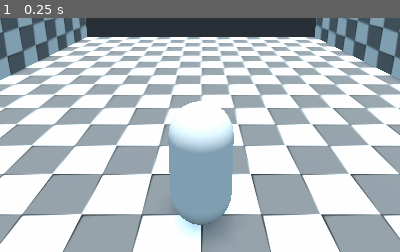
Above: before the commit, frame 1.
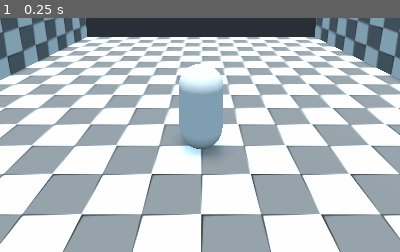
Above: after the commit, the same moment.

Repository: hellocld/bgsjam-xviii
Game: Godot game, scene res://Scratch/TestHallway/TestHallway.tscn
Two runs of this game, one before a commit and one after it. Both use one fixed random seed, a clock stepped at 60 frames per second and the inputs below. The project has no main scene, so this scene is started directly.
Inputs:
- Up to frame 1 (0.25 s): no input
The pictures show only the part of the screen within x 25-75%, y 42-92%; the shares and areas given below are measured in that part.

The runs differ from the first frame. In frame 1, 7.5% of the frame differs, in the area x 42-59%, y 19-95%.

Commit message:
Migrate to creature framework

Diff:
--- a/Autoloads/GameManager/GameManager.gd
+++ b/Autoloads/GameManager/GameManager.gd
@@ -1,4 +1,4 @@
 extends Node
 
 
-var gravity = Vector3(0, -0.8, 0)
+var gravity = Vector3(0, -0.4, 0)
--- /dev/null
+++ b/Scenes/Bullets/BaseBullet/BaseBullet.tscn
@@ -0,0 +1,30 @@
+[gd_scene load_steps=6 format=2]
+
+[ext_resource path="res://Scenes/Bullets/BaseBullet/Bullet.gd" type="Script" id=1]
+[ext_resource path="res://Textures/AAA_Util/orb.svg" type="Texture" id=2]
+
+[sub_resource type="SphereShape" id=1]
+radius = 0.25
+
+[sub_resource type="SpatialMaterial" id=3]
+flags_transparent = true
+flags_unshaded = true
+params_billboard_mode = 1
+albedo_texture = ExtResource( 2 )
+
+[sub_resource type="QuadMesh" id=2]
+material = SubResource( 3 )
+size = Vector2( 0.25, 0.25 )
+
+[node name="BaseBullet" type="KinematicBody"]
+script = ExtResource( 1 )
+
+[node name="CollisionShape" type="CollisionShape" parent="."]
+shape = SubResource( 1 )
+
+[node name="MeshPivot" type="Spatial" parent="."]
+
+[node name="MeshInstance" type="MeshInstance" parent="MeshPivot"]
+mesh = SubResource( 2 )
+skeleton = NodePath("../..")
+material/0 = null
--- /dev/null
+++ b/Scenes/Bullets/BaseBullet/Bullet.gd
@@ -0,0 +1,7 @@
+extends KinematicBody
+
+export(float) var Move_Speed := 1.0
+
+
+func _physics_process(delta) -> void:
+	 move_and_slide(Vector3.FORWARD * Move_Speed, Vector3.UP)
--- /dev/null
+++ b/Scenes/Creatures/AAA_Baseline/BaseCreature.gd
@@ -0,0 +1,35 @@
+class_name BaseCreature
+extends KinematicBody
+
+export(float) var Move_Speed
+export(bool) var Apply_Gravity := true
+
+var grounded := false
+var velocity : Vector3
+
+
+
+func _physics_process(delta):
+	apply_gravity()
+	move_creature()
+
+
+func apply_gravity() -> void:
+	if Apply_Gravity && !grounded:
+		velocity += GameManager.gravity
+
+
+func move_creature() -> void:
+	if grounded || is_on_ceiling():
+		velocity.y = 0
+	move_and_slide(velocity, Vector3.UP)
+	if is_on_floor():
+		grounded = true
+
+
+func _on_Health_damaged():
+	pass # Replace with function body.
+
+
+func _on_Health_killed():
+	pass # Replace with function body.
--- /dev/null
+++ b/Scenes/Creatures/AAA_Baseline/BaseCreature.tscn
@@ -0,0 +1,23 @@
+[gd_scene load_steps=4 format=2]
+
+[ext_resource path="res://Scenes/Creatures/AAA_Baseline/Health.gd" type="Script" id=1]
+[ext_resource path="res://Scenes/Creatures/AAA_Baseline/Hitbox.gd" type="Script" id=2]
+[ext_resource path="res://Scenes/Creatures/AAA_Baseline/BaseCreature.gd" type="Script" id=3]
+
+[node name="BaseCreature" type="KinematicBody"]
+script = ExtResource( 3 )
+
+[node name="PhysCollision" type="CollisionShape" parent="."]
+
+[node name="Hitbox" type="Area" parent="."]
+script = ExtResource( 2 )
+
+[node name="Health" type="Node" parent="."]
+script = ExtResource( 1 )
+
+[node name="MeshPivot" type="Spatial" parent="."]
+
+[connection signal="area_entered" from="Hitbox" to="Health" method="_on_Hitbox_area_entered"]
+[connection signal="body_entered" from="Hitbox" to="Health" method="_on_Hitbox_body_entered"]
+[connection signal="damaged" from="Health" to="." method="_on_Health_damaged"]
+[connection signal="killed" from="Health" to="." method="_on_Health_killed"]
--- /dev/null
+++ b/Scenes/Creatures/AAA_Baseline/EnemyCreature.tscn
@@ -0,0 +1,10 @@
+[gd_scene load_steps=2 format=2]
+
+[ext_resource path="res://Scenes/Creatures/AAA_Baseline/BaseCreature.tscn" type="PackedScene" id=1]
+
+[node name="EnemyCreature" instance=ExtResource( 1 )]
+collision_layer = 2
+
+[node name="Hitbox" parent="." index="1"]
+collision_layer = 2
+collision_mask = 16
--- /dev/null
+++ b/Scenes/Creatures/AAA_Baseline/Health.gd
@@ -0,0 +1,28 @@
+extends Node
+
+signal damaged()
+signal killed()
+
+
+export(int) var Max_Health := 3
+var health : int
+
+func _ready() -> void:
+	health = Max_Health
+
+func take_damage(damage) -> void:
+	health -= damage
+	if health <= 0:
+		emit_signal("killed")
+	else:
+		emit_signal("damaged")
+
+
+func _on_Hitbox_area_entered(area):
+	if "Impact_Damage" in area:
+		take_damage(area.get_damage)
+
+
+func _on_Hitbox_body_entered(body):
+	if "Impact_Damage" in body:
+		take_damage(body.get_damage)
--- /dev/null
+++ b/Scenes/Creatures/AAA_Baseline/Hitbox.gd
@@ -0,0 +1,4 @@
+extends Area
+
+
+export(int) var Impact_Damage := 1
--- a/Scenes/Creatures/Player/Player.gd
+++ /dev/null
@@ -1,35 +0,0 @@
-extends KinematicBody
-
-export(float) var Move_Speed := 1.0
-export(float) var Jump_Force := 25
-
-
-var velocity : Vector3
-var grounded := false
-
-func _physics_process(delta) -> void:
-	_move_player(delta)
-
-
-
-func _move_player(delta) -> void:
-	velocity.x = 0
-	if grounded || is_on_ceiling():
-		velocity.y = 0
-	if !grounded:
-		velocity += GameManager.gravity
-	if Input.is_action_pressed("gm_move_left"):
-		velocity.x = -Move_Speed
-	if Input.is_action_pressed("gm_move_right"):
-		velocity.x = Move_Speed
-	if Input.is_action_just_pressed("gm_jump") && grounded:
-		velocity.y += Jump_Force
-		grounded = false
-
-	move_and_slide(velocity, Vector3.UP)
-	if is_on_floor():
-		grounded = true
-
-func _shoot() -> void:
-	if !$GunCooldown.is_stopped():
-		pass
--- a/Scenes/Creatures/Player/Player.tscn
+++ /dev/null
@@ -1,32 +0,0 @@
-[gd_scene load_steps=4 format=2]
-
-[ext_resource path="res://Scenes/Creatures/Player/Player.gd" type="Script" id=1]
-
-[sub_resource type="CapsuleShape" id=1]
-radius = 0.25
-height = 0.5
-
-[sub_resource type="CapsuleMesh" id=2]
-radius = 0.25
-mid_height = 0.5
-
-[node name="Player" type="KinematicBody"]
-script = ExtResource( 1 )
-Move_Speed = 1.5
-Jump_Force = 10.0
-
-[node name="PhysCollider" type="CollisionShape" parent="."]
-transform = Transform( 1, 0, 0, 0, -4.37114e-08, -1, 0, 1, -4.37114e-08, 0, 0, 0 )
-shape = SubResource( 1 )
-
-[node name="MeshPivot" type="Spatial" parent="."]
-
-[node name="MeshInstance" type="MeshInstance" parent="MeshPivot"]
-transform = Transform( 1, 0, 0, 0, -4.37114e-08, -1, 0, 1, -4.37114e-08, 0, 0, 0 )
-mesh = SubResource( 2 )
-material/0 = null
-
-[node name="GunCooldown" type="Timer" parent="."]
-one_shot = true
-
-[node name="Gun" type="Position3D" parent="."]
--- /dev/null
+++ b/Scenes/Creatures/Player/PlayerCreature.gd
@@ -0,0 +1,23 @@
+extends BaseCreature
+
+export(float) var Jump_Force := 10
+
+
+func _physics_process(_delta) -> void:
+	_handle_move_input()
+
+
+func _handle_move_input() -> void:
+	velocity.x = 0
+	if Input.is_action_pressed("gm_move_left"):
+		velocity.x = -Move_Speed
+	if Input.is_action_pressed("gm_move_right"):
+		velocity.x = Move_Speed
+	if Input.is_action_just_pressed("gm_jump") && grounded:
+		velocity.y += Jump_Force
+		grounded = false
+
+
+func _shoot() -> void:
+	if !$GunCooldown.is_stopped():
+		pass
--- /dev/null
+++ b/Scenes/Creatures/Player/PlayerCreature.tscn
@@ -0,0 +1,38 @@
+[gd_scene load_steps=6 format=2]
+
+[ext_resource path="res://Scenes/Creatures/AAA_Baseline/BaseCreature.tscn" type="PackedScene" id=1]
+[ext_resource path="res://Scenes/Creatures/Player/PlayerCreature.gd" type="Script" id=2]
+
+[sub_resource type="CapsuleShape" id=1]
+radius = 0.25
+height = 0.5
+
+[sub_resource type="CapsuleShape" id=2]
+radius = 0.2
+height = 0.5
+
+[sub_resource type="CapsuleMesh" id=3]
+radius = 0.25
+mid_height = 0.5
+
+[node name="PlayerCreature" instance=ExtResource( 1 )]
+collision_layer = 4
+script = ExtResource( 2 )
+Move_Speed = 2.0
+
+[node name="PhysCollision" parent="." index="0"]
+transform = Transform( 1, 0, 0, 0, -4.37114e-08, -1, 0, 1, -4.37114e-08, 0, 0, 0 )
+shape = SubResource( 1 )
+
+[node name="Hitbox" parent="." index="1"]
+collision_layer = 4
+collision_mask = 8
+
+[node name="CollisionShape" type="CollisionShape" parent="Hitbox" index="0"]
+transform = Transform( 1, 0, 0, 0, -4.37114e-08, -1, 0, 1, -4.37114e-08, 0, 0, 0 )
+shape = SubResource( 2 )
+
+[node name="MeshInstance" type="MeshInstance" parent="MeshPivot" index="0"]
+transform = Transform( 1, 0, 0, 0, -4.37114e-08, -1, 0, 1, -4.37114e-08, 0, 0, 0 )
+mesh = SubResource( 3 )
+material/0 = null
--- a/Scratch/TestHallway/TestHallway.tscn
+++ b/Scratch/TestHallway/TestHallway.tscn
@@ -1,6 +1,6 @@
 [gd_scene load_steps=4 format=2]
 
-[ext_resource path="res://Scenes/Creatures/Player/Player.tscn" type="PackedScene" id=1]
+[ext_resource path="res://Scenes/Creatures/Player/PlayerCreature.tscn" type="PackedScene" id=1]
 [ext_resource path="res://Textures/AAA_Util/checker.svg" type="Texture" id=2]
 
 [sub_resource type="SpatialMaterial" id=1]
@@ -36,9 +36,9 @@
 transform = Transform( 1, 0, 0, 0, 0.965926, 0.258819, 0, -0.258819, 0.965926, 0, 2, 2.90885 )
 fov = 80.0
 
-[node name="Player" parent="." instance=ExtResource( 1 )]
-transform = Transform( 1, 0, 0, 0, 1, 0, 0, 0, 1, 0, 1, 1 )
-
 [node name="DirectionalLight" type="DirectionalLight" parent="."]
 transform = Transform( -1, -2.31402e-08, 8.63605e-08, 8.63605e-08, -2.98023e-08, 1, -2.31402e-08, 1, 2.98023e-08, 0, 2, 0 )
 shadow_enabled = true
+
+[node name="PlayerCreature" parent="." instance=ExtResource( 1 )]
+transform = Transform( 1, 0, 0, 0, 1, 0, 0, 0, 1, 0, 1, 0 )
--- /dev/null
+++ b/Textures/AAA_Util/orb.svg
@@ -0,0 +1,92 @@
+<?xml version="1.0" encoding="UTF-8" standalone="no"?>
+<!-- Created with Inkscape (http://www.inkscape.org/) -->
+
+<svg
+   width="256"
+   height="256"
+   viewBox="0 0 67.73333 67.73333"
+   version="1.1"
+   id="svg2155"
+   inkscape:version="1.1.2 (0a00cf5339, 2022-02-04, custom)"
+   sodipodi:docname="orb.svg"
+   xmlns:inkscape="http://www.inkscape.org/namespaces/inkscape"
+   xmlns:sodipodi="http://sodipodi.sourceforge.net/DTD/sodipodi-0.dtd"
+   xmlns:xlink="http://www.w3.org/1999/xlink"
+   xmlns="http://www.w3.org/2000/svg"
+   xmlns:svg="http://www.w3.org/2000/svg">
+  <sodipodi:namedview
+     id="namedview2157"
+     pagecolor="#505050"
+     bordercolor="#ffffff"
+     borderopacity="1"
+     inkscape:pageshadow="0"
+     inkscape:pageopacity="0"
+     inkscape:pagecheckerboard="1"
+     inkscape:document-units="px"
+     showgrid="false"
+     width="256mm"
+     units="px"
+     inkscape:snap-page="true"
+     inkscape:zoom="3.6636623"
+     inkscape:cx="80.520522"
+     inkscape:cy="105.63201"
+     inkscape:window-width="1920"
+     inkscape:window-height="1035"
+     inkscape:window-x="0"
+     inkscape:window-y="0"
+     inkscape:window-maximized="1"
+     inkscape:current-layer="layer1" />
+  <defs
+     id="defs2152">
+    <linearGradient
+       inkscape:collect="always"
+       id="linearGradient3038">
+      <stop
+         style="stop-color:#ffffff;stop-opacity:1"
+         offset="0"
+         id="stop3034" />
+      <stop
+         style="stop-color:#fefefe;stop-opacity:0"
+         offset="1"
+         id="stop3036" />
+    </linearGradient>
+    <radialGradient
+       inkscape:collect="always"
+       xlink:href="#linearGradient3038"
+       id="radialGradient3044"
+       gradientUnits="userSpaceOnUse"
+       cx="45.274921"
+       cy="20.564838"
+       fx="45.274921"
+       fy="20.564838"
+       r="33.866665"
+       gradientTransform="translate(9.503623e-6)" />
+  </defs>
+  <g
+     inkscape:label="Layer 1"
+     inkscape:groupmode="layer"
+     id="layer1">
+    <g
+       id="g5075"
+       transform="matrix(0.96969687,0,0,0.96921986,1.0262644,1.0257532)">
+      <circle
+         style="fill:#5d5d5c;fill-opacity:1;stroke-width:0.264583"
+         id="path2214-9"
+         cx="33.866665"
+         cy="33.866665"
+         r="33.866665" />
+      <circle
+         style="fill:url(#radialGradient3044);fill-opacity:1;stroke:#fefefe;stroke-width:2.11667;stroke-miterlimit:4;stroke-dasharray:none;stroke-opacity:0.999399"
+         id="path2214"
+         cx="33.866665"
+         cy="33.866665"
+         r="33.866665" />
+      <circle
+         style="fill:none;fill-opacity:1;stroke:#fefefe;stroke-width:0.264583;stroke-opacity:0"
+         id="path2214-9-6"
+         cx="33.866665"
+         cy="33.866665"
+         r="33.866665" />
+    </g>
+  </g>
+</svg>
--- a/project.godot
+++ b/project.godot
@@ -7,6 +7,16 @@
 ;   param=value ; assign values to parameters
 
 config_version=4
+
+_global_script_classes=[ {
+"base": "KinematicBody",
+"class": "BaseCreature",
+"language": "GDScript",
+"path": "res://Scenes/Creatures/AAA_Baseline/BaseCreature.gd"
+} ]
+_global_script_class_icons={
+"BaseCreature": ""
+}
 
 [application]
 
@@ -39,6 +49,14 @@
  ]
 }
 
+[layer_names]
+
+3d_physics/layer_1="Default"
+3d_physics/layer_2="Enemy Creatures"
+3d_physics/layer_3="Player Creatures"
+3d_physics/layer_4="Enemy Bullets"
+3d_physics/layer_5="Player Bullets"
+
 [rendering]
 
 environment/default_environment="res://TestEnvironment.tres"
Not shown, added: Textures/AAA_Util/orb.svg.import
